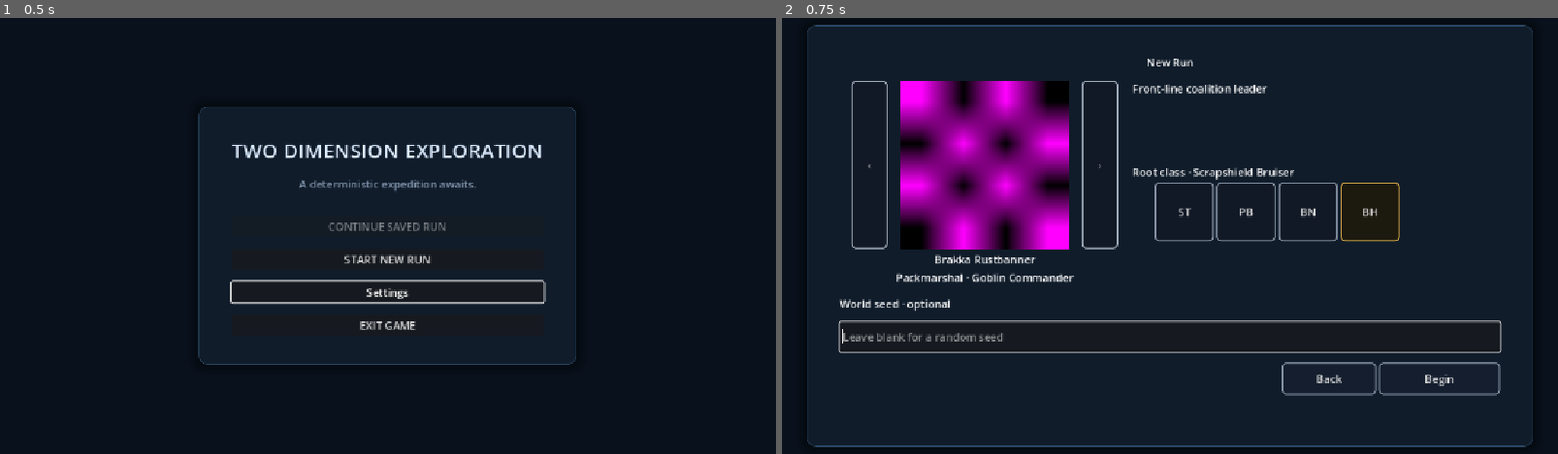
Above: before the commit, frames 1-2 (left to right).
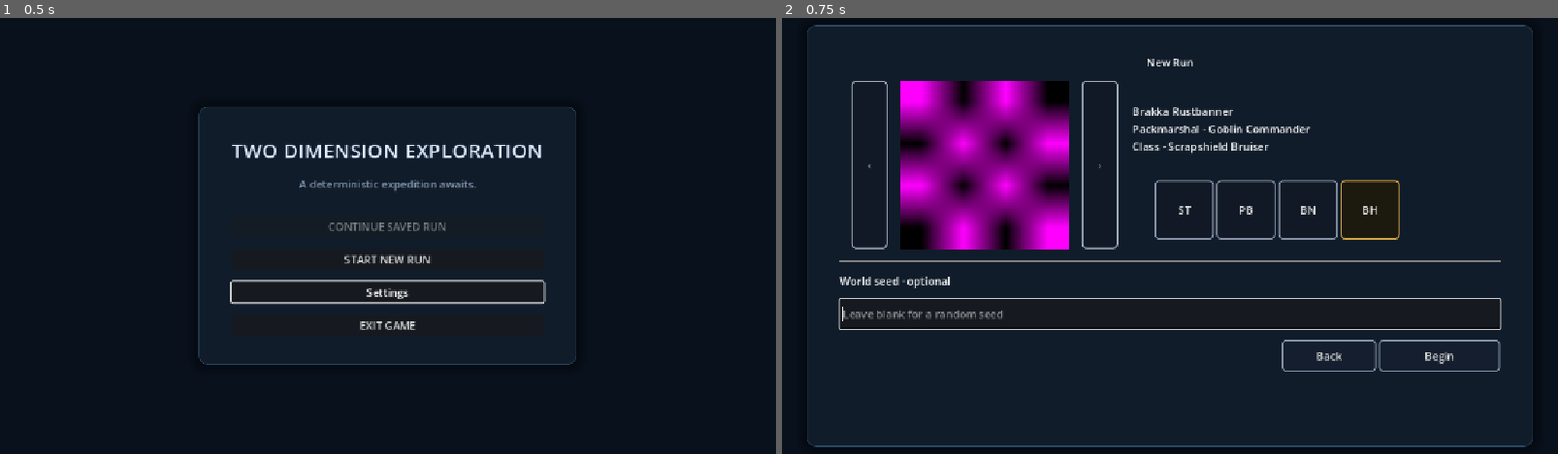
Above: after the commit, the same moments.

Repository: Poostaq/two-dimensional-experiment
Game: Godot game, scene res://Scenes/world_run_start.tscn
Same seed, same stepped clock (60 frames per second), same inputs: the game is played once before the commit and once after it. The engine's default icon, where the game draws it, is replaced by a stand-in: a white triangle on a blue panel in a dark square.
Inputs:
- Up to frame 1 (0.5 s): no input
- Up to frame 2 (0.75 s): click "START NEW RUN" at 0.5 s

Frame 1 is identical in both runs. In frame 2, 5.5% of the frame differs, in the area x 7-93%, y 15-87%.

Commit message:
Move commander info beside carousel

Diff:
--- a/Scenes/world_run_start.tscn
+++ b/Scenes/world_run_start.tscn
@@ -635,33 +635,17 @@
 disabled = true
 text = "›"
 
-[node name="CommanderNameLabel" type="Label" parent="NewRunCenter/NewRunScreen/NewRunMargin/NewRunContent/CommanderColumns/CommanderPortraitColumn" unique_id=501923162]
-unique_name_in_owner = true
-layout_mode = 2
-text = "Brakka Rustbanner"
-horizontal_alignment = 1
-
-[node name="CommanderTitleLabel" type="Label" parent="NewRunCenter/NewRunScreen/NewRunMargin/NewRunContent/CommanderColumns/CommanderPortraitColumn" unique_id=478493061]
-unique_name_in_owner = true
-layout_mode = 2
-text = "Packmarshal · Goblin Commander"
-horizontal_alignment = 1
-
 [node name="CommanderDetailsColumn" type="VBoxContainer" parent="NewRunCenter/NewRunScreen/NewRunMargin/NewRunContent/CommanderColumns" unique_id=670965883]
 custom_minimum_size = Vector2(430, 0)
 layout_mode = 2
 
 [node name="CommanderSummaryLabel" type="Label" parent="NewRunCenter/NewRunScreen/NewRunMargin/NewRunContent/CommanderColumns/CommanderDetailsColumn" unique_id=2133025567]
 unique_name_in_owner = true
-custom_minimum_size = Vector2(430, 120)
-layout_mode = 2
-text = "Commander details"
-autowrap_mode = 2
-
-[node name="CommanderRootClassLabel" type="Label" parent="NewRunCenter/NewRunScreen/NewRunMargin/NewRunContent/CommanderColumns/CommanderDetailsColumn" unique_id=174742041]
-unique_name_in_owner = true
-layout_mode = 2
-text = "Root class"
+custom_minimum_size = Vector2(430, 144)
+layout_mode = 2
+text = "Brakka Rustbanner\nPackmarshal - Goblin Commander\nClass - Scrapshield Bruiser"
+horizontal_alignment = 0
+vertical_alignment = 1
 autowrap_mode = 2
 
 [node name="CommanderSkills" type="HBoxContainer" parent="NewRunCenter/NewRunScreen/NewRunMargin/NewRunContent/CommanderColumns/CommanderDetailsColumn" unique_id=753514882]
@@ -707,6 +691,10 @@
 theme_override_styles/hover = SubResource("StyleBoxFlat_wmnon")
 theme_override_styles/focus = SubResource("StyleBoxFlat_oy3ff")
 text = "BH"
+
+[node name="CommanderSeedSeparator" type="HSeparator" parent="NewRunCenter/NewRunScreen/NewRunMargin/NewRunContent" unique_id=1872023928]
+unique_name_in_owner = true
+layout_mode = 2
 
 [node name="SeedLabel" type="Label" parent="NewRunCenter/NewRunScreen/NewRunMargin/NewRunContent" unique_id=896854935]
 layout_mode = 2
--- a/Scripts/Run/world_production_launcher.gd
+++ b/Scripts/Run/world_production_launcher.gd
@@ -73,10 +73,7 @@
 @onready var _previous_commander_button: Button = %PreviousCommanderButton
 @onready var _next_commander_button: Button = %NextCommanderButton
 @onready var _commander_portrait: TextureRect = %CommanderPortrait
-@onready var _commander_name_label: Label = %CommanderNameLabel
-@onready var _commander_title_label: Label = %CommanderTitleLabel
 @onready var _commander_summary_label: Label = %CommanderSummaryLabel
-@onready var _commander_root_class_label: Label = %CommanderRootClassLabel
 @onready var _commander_skill_buttons: Array[Button] = [
     %CommanderSkill0,
     %CommanderSkill1,
@@ -448,17 +445,13 @@
     var valid: bool = not presentation.is_empty()
     _begin_button.disabled = not valid
     if not valid:
-        _commander_name_label.text = "Commander unavailable"
-        _commander_title_label.text = ""
         _commander_summary_label.text = ""
-        _commander_root_class_label.text = ""
-        return
-    _commander_name_label.text = String(presentation.get("display_name", ""))
-    _commander_title_label.text = String(presentation.get("title", ""))
-    _commander_summary_label.text = String(presentation.get("summary", ""))
-    _commander_root_class_label.text = "Root class · %s" % String(
-        presentation.get("root_class_name", "")
-    )
+        return
+    _commander_summary_label.text = "\n".join([
+        String(presentation.get("display_name", "")),
+        String(presentation.get("title", "")).replace(" · ", " - "),
+        "Class - %s" % String(presentation.get("root_class_name", "")),
+    ])
     _commander_portrait.tooltip_text = String(presentation.get("portrait_label", ""))
     var skills: Array = presentation.get("skills", [])
     _presented_commander_skills.clear()
--- a/Tests/UI/test_world_run_start_scene.gd
+++ b/Tests/UI/test_world_run_start_scene.gd
@@ -17,10 +17,8 @@
     &"CommanderPortrait",
     &"PreviousCommanderButton",
     &"NextCommanderButton",
-    &"CommanderNameLabel",
-    &"CommanderTitleLabel",
     &"CommanderSummaryLabel",
-    &"CommanderRootClassLabel",
+    &"CommanderSeedSeparator",
     &"CommanderSkill0",
     &"CommanderSkill1",
     &"CommanderSkill2",
@@ -220,10 +218,24 @@
     var previous := launcher.get_node("%PreviousCommanderButton") as Button
     var next := launcher.get_node("%NextCommanderButton") as Button
     var portrait := launcher.get_node("%CommanderPortrait") as TextureRect
+    var summary := launcher.get_node("%CommanderSummaryLabel") as Label
+    var separator := launcher.get_node("%CommanderSeedSeparator") as HSeparator
     var seed := launcher.get_node("%SeedInput") as LineEdit
     var begin := launcher.get_node("%BeginButton") as Button
     _expect(previous.disabled and next.disabled, "single-entry carousel arrows are disabled")
     _expect(portrait.texture != null, "portrait uses an embedded placeholder texture")
+    _expect(
+        summary.text == "Brakka Rustbanner\nPackmarshal - Goblin Commander\nClass - Scrapshield Bruiser",
+        "selected commander info is rendered in the right-hand info block"
+    )
+    _expect(
+        separator.global_position.y > portrait.global_position.y,
+        "separator sits below the commander carousel"
+    )
+    _expect(
+        seed.global_position.y > separator.global_position.y,
+        "seed input appears below the commander selection section"
+    )
     _expect(begin.text == "Begin", "final action is Begin")
     _expect(seed.global_position.y < begin.global_position.y, "seed input precedes Begin in setup flow")
     var expected_texts: Array[String] = ["ST", "PB", "BN", "BH"]
@@ -267,6 +279,7 @@
     var tooltip_body := launcher.get_node("%CommanderSkillTooltipBody") as Label
     var first_skill := launcher.get_node("%CommanderSkill0") as Button
     launcher.call("_show_commander_skill_tooltip", 0, first_skill)
+    await process_frame
     _expect(tooltip.visible, "hover handler shows tooltip without delay")
     _expect(not tooltip_name.text.is_empty(), "tooltip shows the skill name")
     _expect(
@@ -312,7 +325,11 @@
     var viewport_size := launcher.get_viewport_rect().size
     _expect(
         tooltip.global_position.x >= 8.0 and tooltip.global_position.y >= 8.0,
-        "tooltip respects top-left viewport margin"
+        "tooltip respects top-left viewport margin: position=%s size=%s viewport=%s" % [
+            tooltip.global_position,
+            tooltip.size,
+            launcher.get_viewport_rect().size,
+        ]
     )
     _expect(
         tooltip.global_position.x + tooltip.size.x <= viewport_size.x - 8.0,
